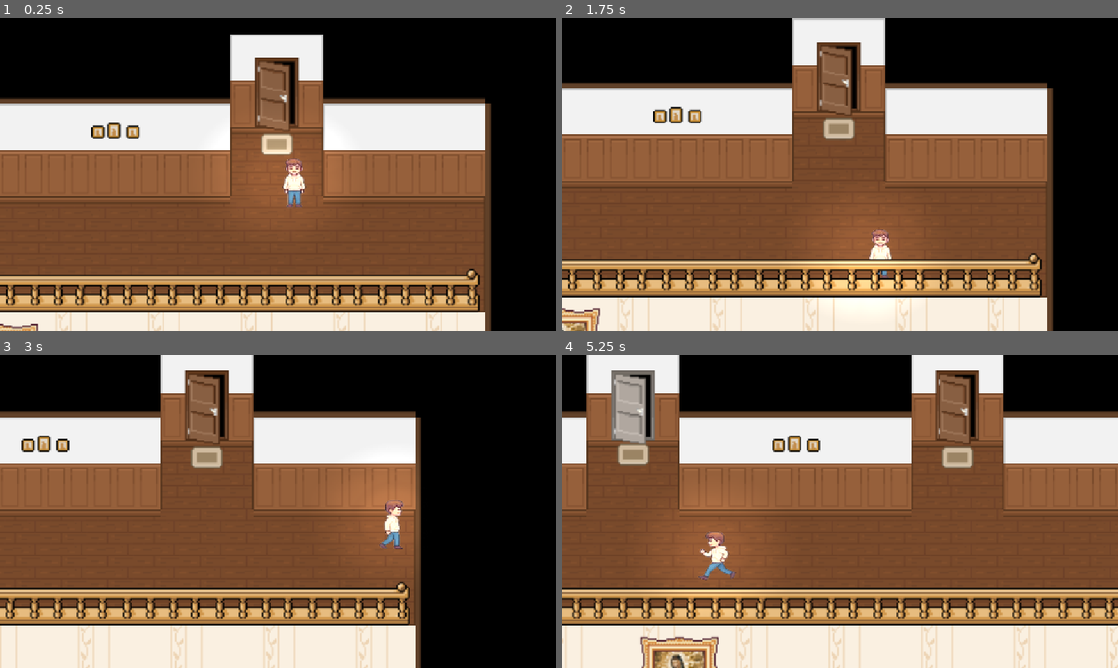
Above: before the commit, frames 1-4 (two rows, left to right).
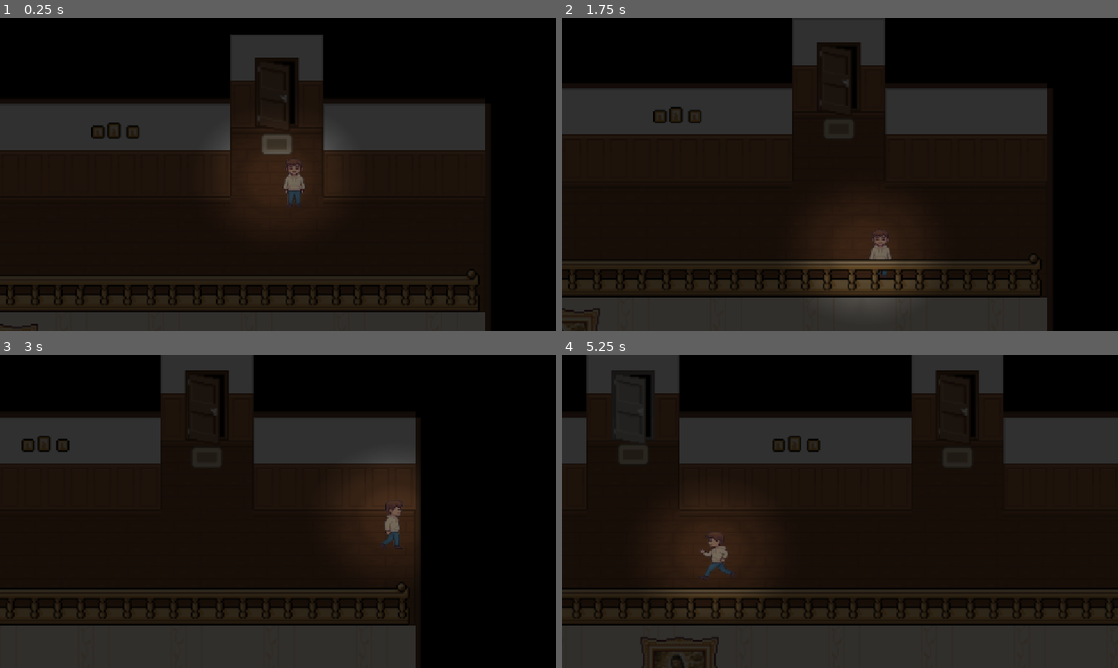
Above: after the commit, the same moments.

Repository: Phuthanet-ru/projectgame2D
Game: Godot game, scene res://Scenes/Levels/ทางเดิน.tscn
Same seed, same stepped clock (60 frames per second), same inputs: the game is played once before the commit and once after it. This scene is started directly instead of the project's main scene.
Inputs (mouse positions are in pixels of both pictures, inside the frame that each line leads up to):
- Up to frame 1 (0.25 s): no input
- Up to frame 2 (1.75 s): tap Enter at 0.5 s; move the mouse to (962, 158) at 0.52 s; hold D (Right) 0.53-1.28 s; tap Space at 1.25 s; move the mouse to (728, 190) at 1.27 s; hold S (Down) from 1.28 s (still down)
- Up to frame 3 (3 s): move the mouse to (333, 442) at 2.02 s; release S (Down) at 2.03 s; hold D (Right) 2.03-2.78 s; move the mouse to (250, 574) at 2.77 s; hold W (Up) from 2.78 s (still down)
- Up to frame 4 (5.25 s): move the mouse to (1006, 558) at 3.52 s; release W (Up) at 3.53 s; hold A (Left) 3.53-5.03 s; move the mouse to (673, 464) at 4.27 s; move the mouse to (867, 511) at 5.02 s; hold S (Down) from 5.03 s (still down)

The runs differ from the first frame. In frame 1, 68% of the frame differs, in the area x 0-89%, y 5-100%; in frame 2, 72%; in frame 3, 64%; in frame 4, 86%, in the area x 0-100%, y 0-100%.

Commit message:
Add files via upload

Diff:
--- a/Scenes/Levels/main_menu.tscn
+++ b/Scenes/Levels/main_menu.tscn
@@ -60,7 +60,7 @@
 offset_top = 232.0
 offset_right = 895.0
 offset_bottom = 274.0
-text = "Game name"
+text = "Bad dream"
 label_settings = SubResource("LabelSettings_t475i")
 
 [node name="ParallaxBackground" type="ParallaxBackground" parent="CanvasLayer"]
--- a/Scenes/Levels/ทางเดิน.tscn
+++ b/Scenes/Levels/ทางเดิน.tscn
@@ -158,7 +158,6 @@
 [node name="UserInterface" type="CanvasLayer" parent="."]
 
 [node name="CanvasModulate" type="CanvasModulate" parent="."]
-visible = false
 color = Color(0.197937, 0.197937, 0.197937, 1)
 
 [node name="door_a" parent="." instance=ExtResource("6_qtiel")]
Not shown: 1 places in Scenes/Levels/ทางเดิน.tscn that only renumber resources
